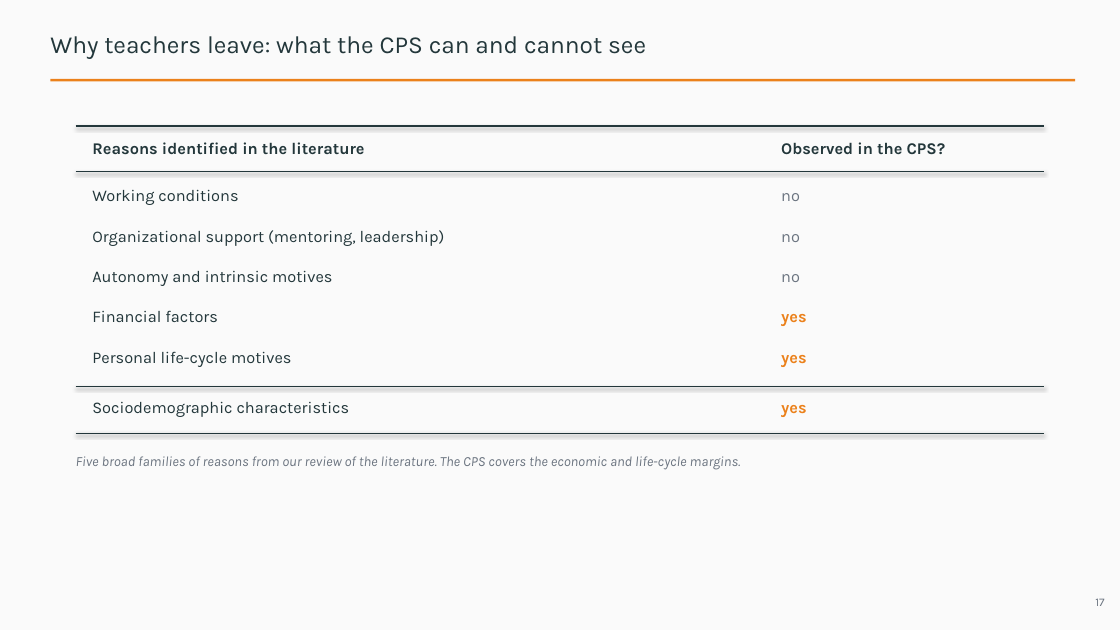
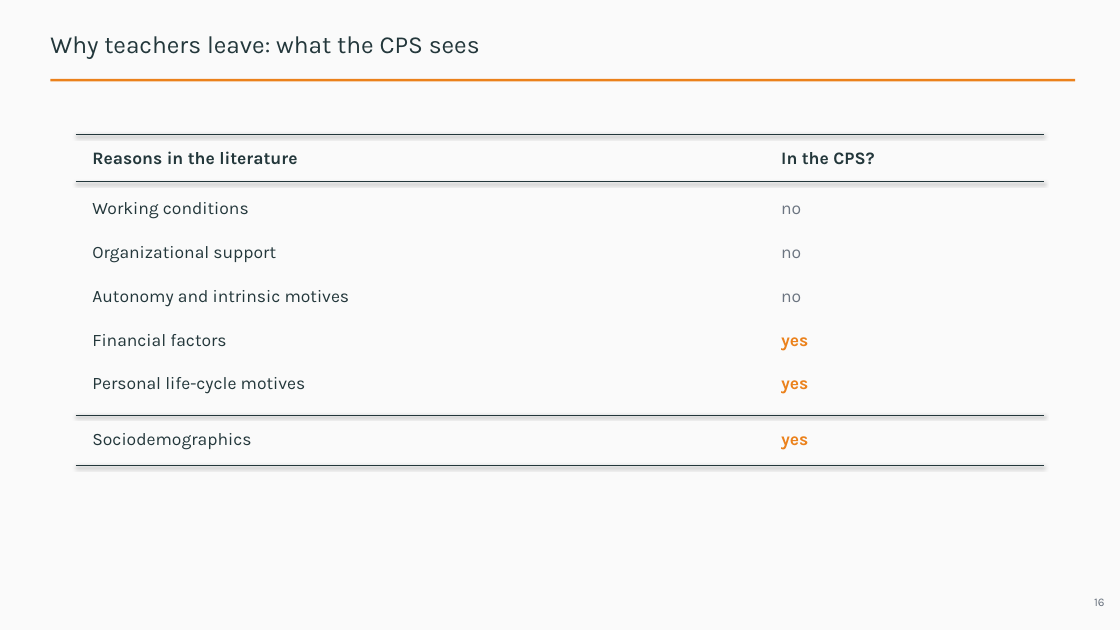
Before and after one commit to jedr1-ship-it/Alternative-Pathways----Quant, a slide deck: slide 16 of report/data_cluster/Proyect_US_cluster.pptx (slide 17 before the commit). Drawn at 1120x630 pixels with LibreOffice and Linux fonts; fonts in the diff are those of the drawing. Boxes give left, top, right and bottom in pixels: in the first picture for what was removed or moved away, otherwise in the second. Text is boxed around its words. In the diff, an @@ line names an element or a change of style, - is before the commit and + after.

```diff
--- a/report/data_cluster/Proyect_US_cluster.pptx
+++ b/report/data_cluster/Proyect_US_cluster.pptx
@@ text at <box>50,36,480,59</box>: text changed @@
-Why teachers leave: what the CPS can and cannot see
+Why teachers leave: what the CPS sees
@@ text at <box>92,151,297,165</box>: text changed; size 14 to 15 pt @@
-Reasons identified in the literature
+Reasons in the literature
@@ text at <box>781,152,874,165</box>: text changed; size 14 to 15 pt @@
-Observed in the CPS?
+In the CPS?
@@ 2 texts, 2 lines: place and size @@
-2 texts, 2 lines at <box>76,126,1044,205</box>
+2 texts, 2 lines at <box>76,134,1044,219</box>
@@ text "no": place and size @@
-text "no" at <box>781,234,800,242</box>
+text "no" at <box>781,249,801,258</box>
@@ text at <box>92,246,276,263</box>: text changed; size 14 to 15 pt @@
-Organizational support (mentoring, leadership)
+Organizational support
@@ 4 texts: place and size @@
-4 texts at <box>92,271,806,326</box>
+4 texts at <box>92,290,808,351</box>
@@ text "Personal life-cycle motives": place and size @@
-text "Personal life-cycle motives" at <box>92,351,291,367</box>
+text "Personal life-cycle motives" at <box>92,377,306,394</box>
@@ text "yes": place and size @@
-text "yes" at <box>781,355,806,367</box>
+text "yes" at <box>781,380,808,394</box>
@@ text at <box>92,433,251,450</box>: text changed; size 14 to 15 pt @@
-Sociodemographic characteristics
+Sociodemographics
@@ size 14 to 15 pt; line spacing 18.9pt to 20.2pt in 10 elements at <box>92,202,249,219</box>, <box>781,205,801,214</box>, <box>781,249,801,258</box>, <box>92,290,350,307</box>, <box>781,293,801,302</box>, <box>92,334,226,346</box>, <box>781,337,808,351</box>, <box>92,377,306,394</box>, <box>781,380,808,394</box>, <box>781,436,808,450</box> @@
@@ 2 lines, 1 text: place and size @@
-2 lines, 1 text at <box>76,386,1044,434</box>
+2 lines, 1 text at <box>76,415,1044,465</box>
@@ text removed at <box>76,456,741,470</box> @@
-Five broad families of reasons from our review of the literature. The CPS covers the economic and life-cycle margins.
@@ text at <box>1094,598,1105,606</box>: text changed @@
-17
+16
```
Also in this commit, not shown: 22 other slides changed, 3 slides added, 15 slides removed, 3 other files.
